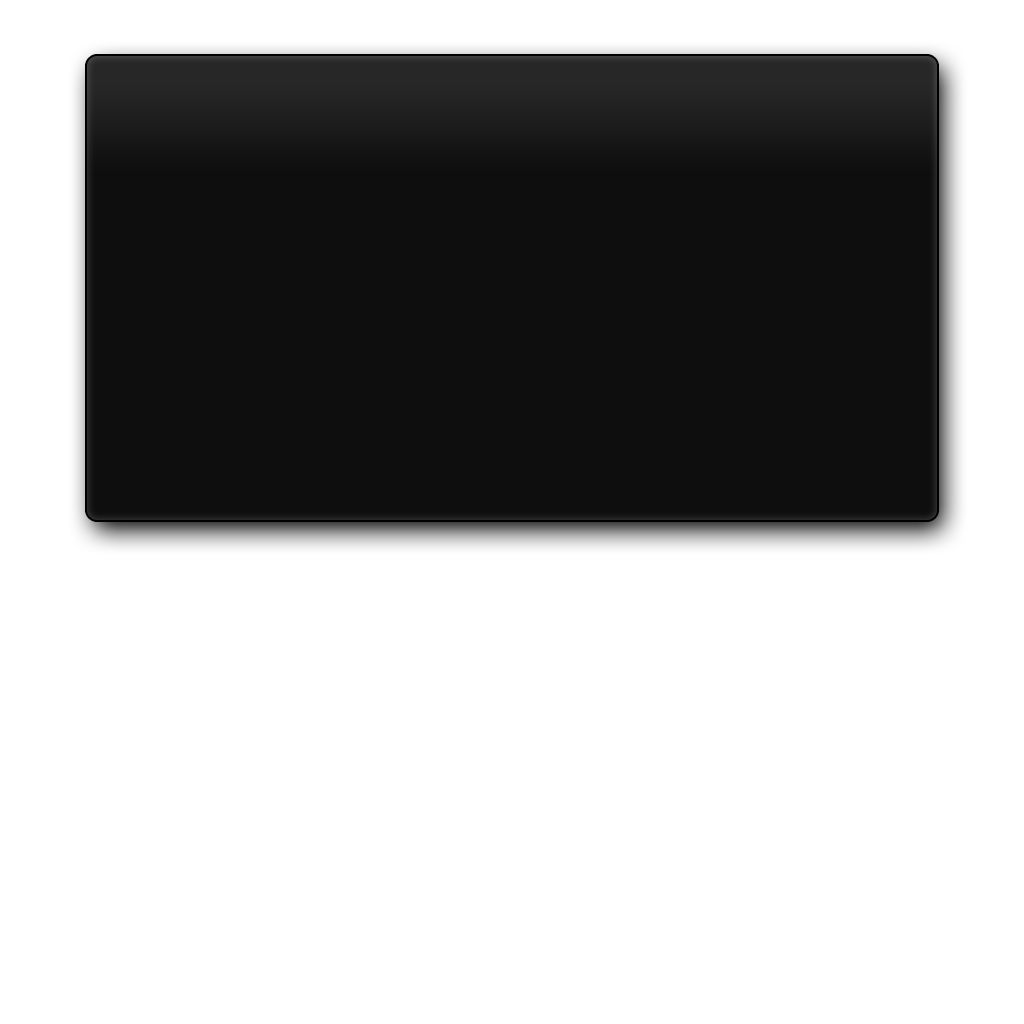
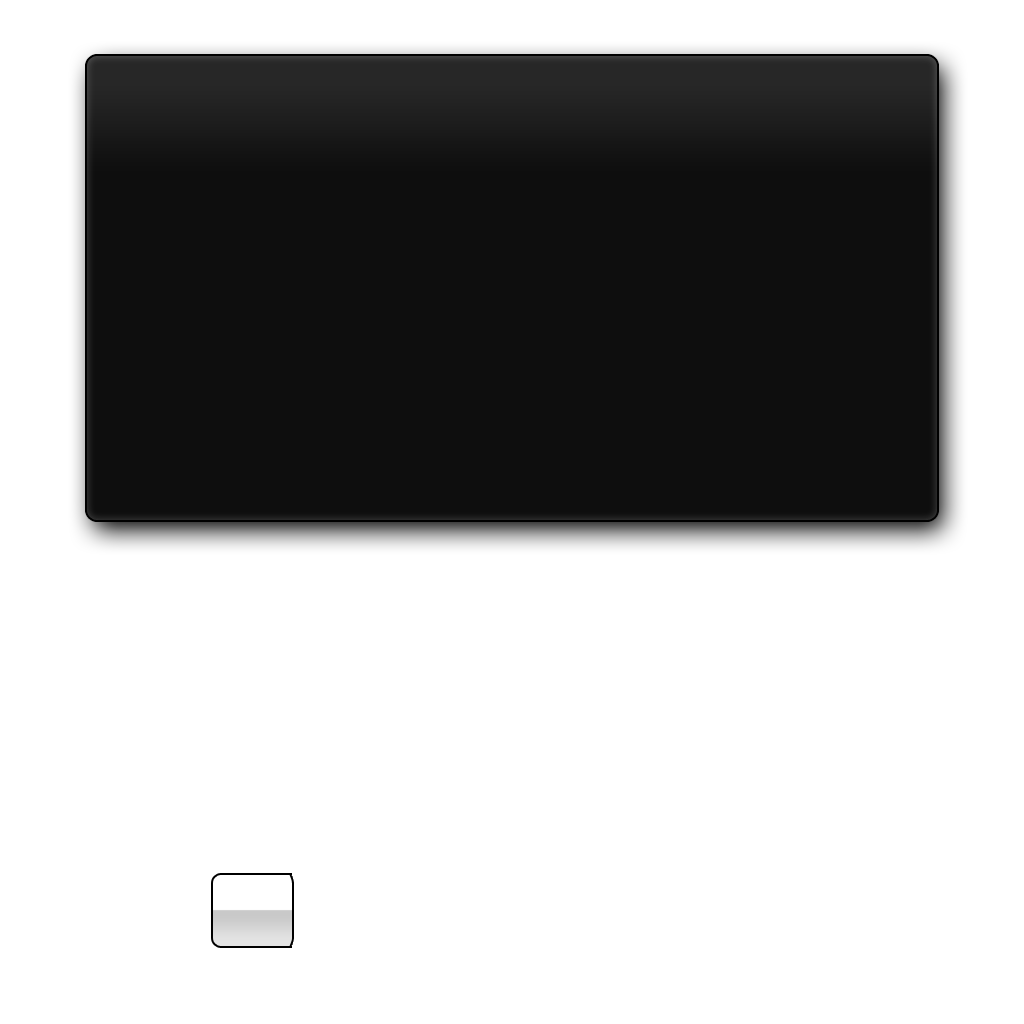
Before/after of a 1024 x 1024 layered artwork. What changed in the layer stack:
added layer "Layer 1" above "Shape 3 copy 2" over [211, 873, 294, 948]
